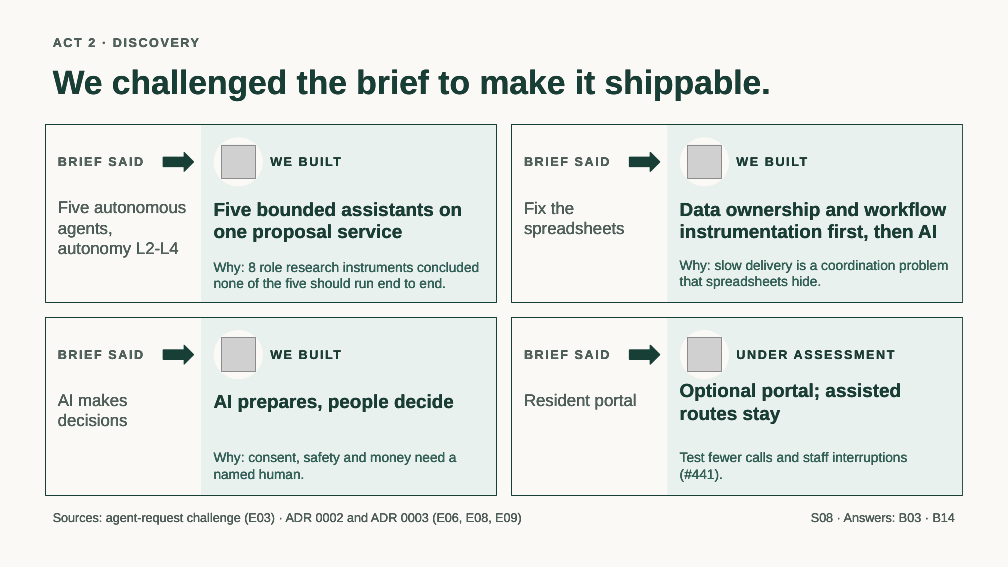
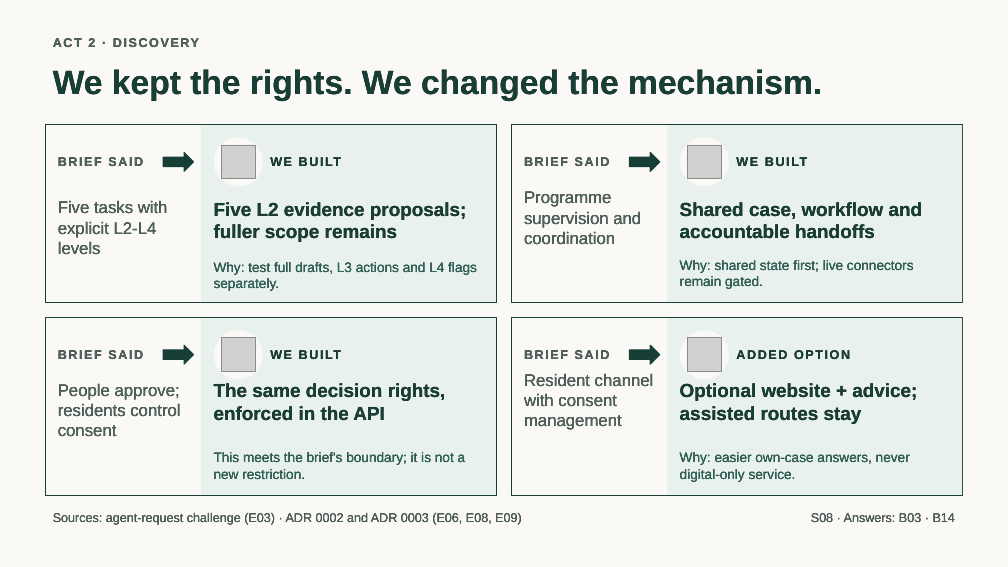
Before and after one commit to jmservera/ama, a slide deck: slide 9 of docs/capstone/deck/zava-forward-cowork-v2-draft.pptx. Drawn at 1008x567 pixels with LibreOffice and Linux fonts; fonts in the diff are those of the drawing; grey boxes stand for pictures. Boxes give left, top, right and bottom in pixels: in the first picture for what was removed or moved away, otherwise in the second. Text is boxed around its words. In the diff, an @@ line names an element or a change of style, - is before the commit and + after.

```diff
--- a/docs/capstone/deck/zava-forward-cowork-v2-draft.pptx
+++ b/docs/capstone/deck/zava-forward-cowork-v2-draft.pptx
@@ text at box(53, 69, 822, 101): text changed @@
-We challenged the brief to make it shippable.
+We kept the rights. We changed the mechanism.
@@ text at box(58, 200, 168, 255): text changed @@
-Five autonomous agents, autonomy L2-L4
+Five tasks with explicit L2-L4 levels
@@ text at box(214, 202, 467, 242): text changed @@
-Five bounded assistants on one proposal service
+Five L2 evidence proposals; fuller scope remains
@@ text at box(524, 191, 641, 245): text changed @@
-Fix the spreadsheets
+Programme supervision and coordination
@@ text at box(680, 202, 923, 239): text changed @@
-Data ownership and workflow instrumentation first, then AI
+Shared case, workflow and accountable handoffs
@@ text at box(214, 262, 477, 291): text changed @@
-Why: 8 role research instruments concluded none of the five should run end to end.
+Why: test full drafts, L3 actions and L4 flags separately.
@@ text at box(680, 260, 914, 289): text changed @@
-Why: slow delivery is a coordination problem that spreadsheets hide.
+Why: shared state first; live connectors remain gated.
@@ text at box(736, 350, 850, 360): text changed @@
-UNDER ASSESSMENT
+ADDED OPTION
@@ text at box(58, 383, 180, 437): text changed @@
-AI makes decisions
+People approve; residents control consent
@@ text at box(214, 383, 446, 421): text changed @@
-AI prepares, people decide
+The same decision rights, enforced in the API
@@ text at box(524, 373, 654, 430): text changed @@
-Resident portal
+Resident channel with consent management
@@ text at box(680, 383, 917, 424): text changed @@
-Optional portal; assisted routes stay
+Optional website + advice; assisted routes stay
@@ text at box(214, 452, 466, 480): text changed @@
-Why: consent, safety and money need a named human.
+This meets the brief's boundary; it is not a new restriction.
@@ text at box(680, 452, 910, 482): text changed @@
-Test fewer calls and staff interruptions (#441).
+Why: easier own-case answers, never digital-only service.
```
Also in this commit, not shown: 10 other slides changed, 15 other files.
